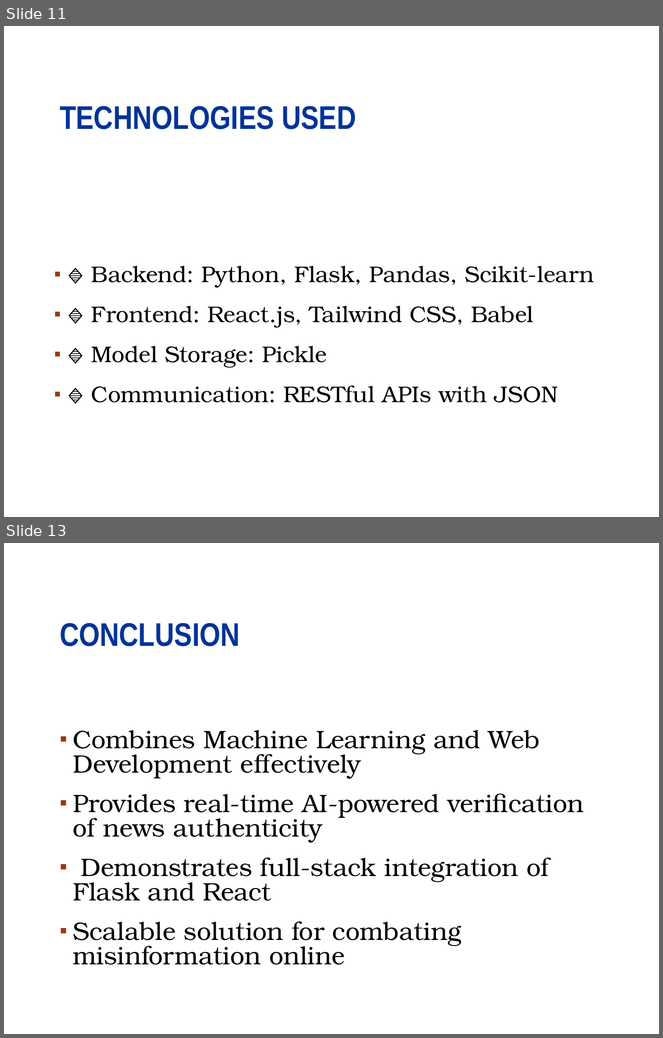
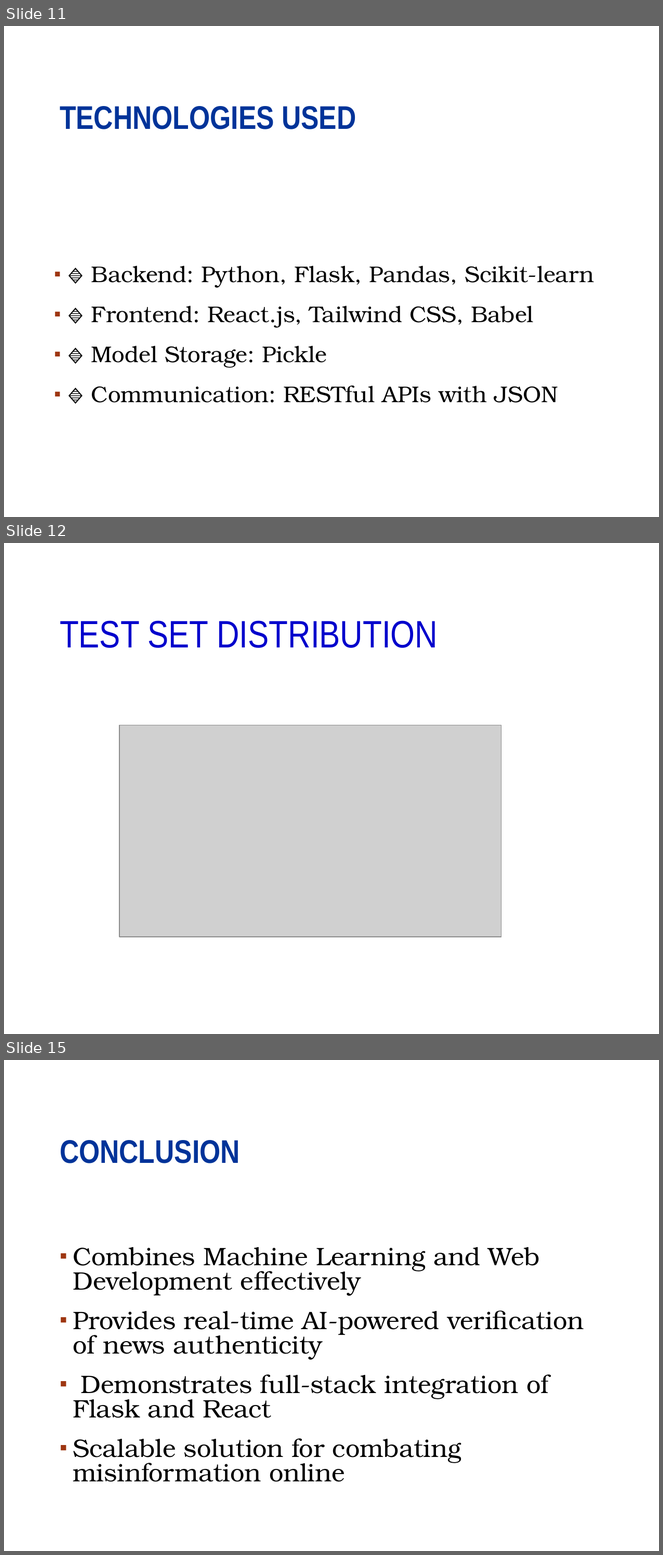
Before and after one commit to abhrojit1/Fake-news-detector-milestone-project, a slide deck: Fake news detection presentation.pptx. Shown one above the other, each under a label of ours: slides 11 and 13 before the commit, slides 11, 12 and 15 after it; the slides between them are not shown. The pictures are 663x1038 and 663x1555 pixels, drawn with LibreOffice and Linux fonts; fonts in the diff are those of the drawing; grey boxes stand for pictures; background and template pictures are left out. Boxes give left, top, right and bottom in pixels: in the first picture for what was removed or moved away, otherwise in the second. Text is boxed around its words. In the diff, an @@ line names an element or a change of style, - is before the commit and + after.

```diff
--- a/Fake news detection presentation.pptx
+++ b/Fake news detection presentation.pptx
@@ slide 12 added at bbox=[4, 543, 659, 1034], background #FFFFFF; not listed: 1 template element that a slide beside it also shows @@
@@ title added at bbox=[60, 620, 438, 648], 42 pt, text #0000CC @@
+TEST SET DISTRIBUTION
@@ picture added at bbox=[119, 725, 501, 937] @@
@@ what was slide 13 is now slide 15 @@
```
Also in this commit, not shown: 2 slides changed, 3 other slides added, 2 slides removed, 4 other files.
